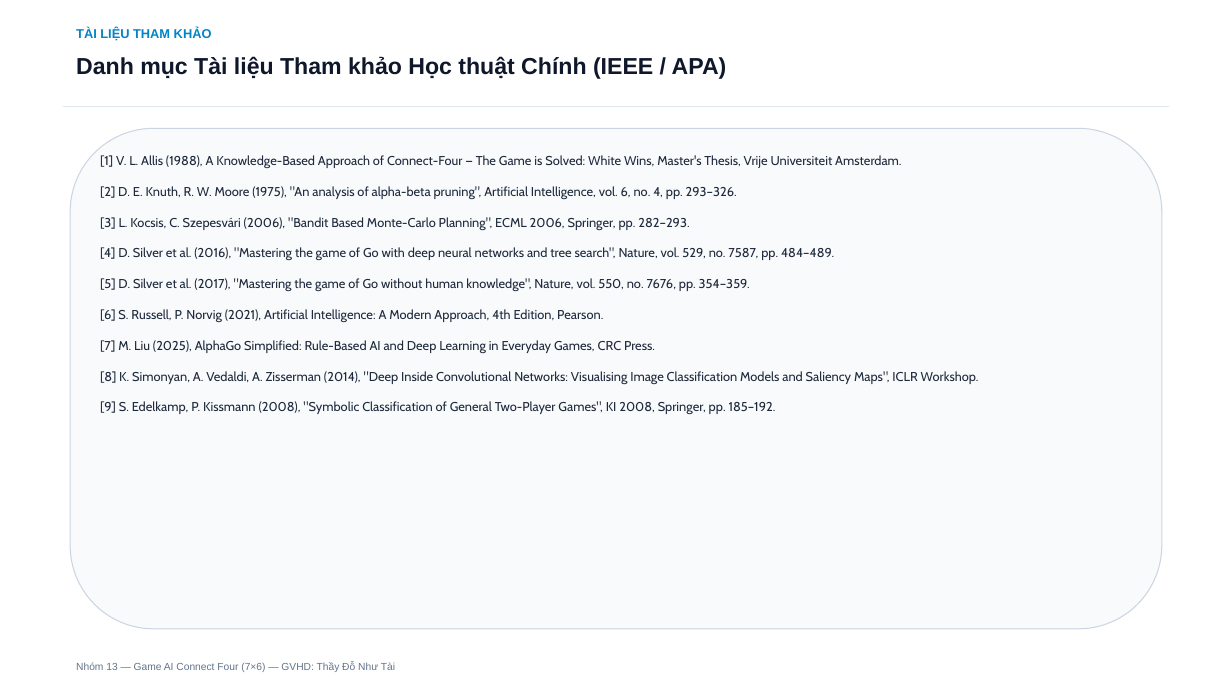
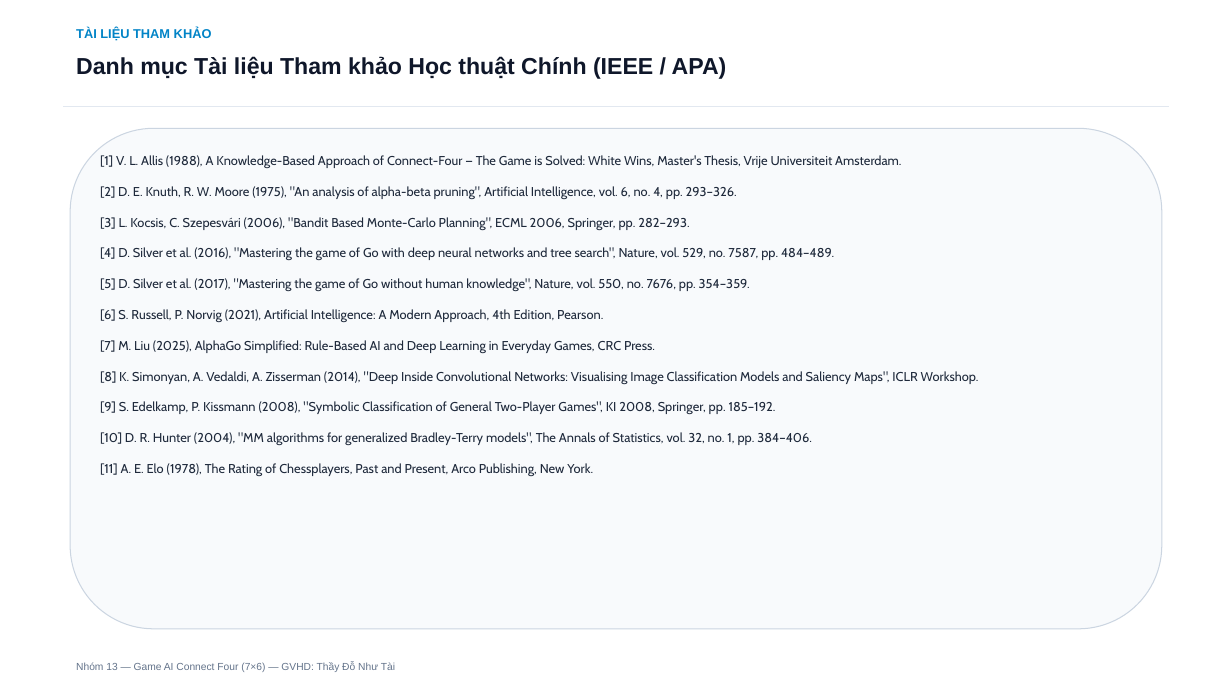
Before and after one commit to BMT0306/ConnectFour_7X6_AdvanceAi_ThayTai_Nhom13, a slide deck: slide 34 of docs/SLIDE_THUYET_TRINH_CONNECT_FOUR_NHOM13.pptx (slide 33 before the commit). Drawn at 1232x693 pixels with LibreOffice and Linux fonts; fonts in the diff are those of the drawing. Boxes give left, top, right and bottom in pixels: in the first picture for what was removed or moved away, otherwise in the second. Text is boxed around its words. In the diff, an @@ line names an element or a change of style, - is before the commit and + after.

Commit message:
docs(report, slide, log): integrate Bradley-Terry MLE Elo analysis, 37-slide PPTX, 53-page DOCX & 5-sheet Excel log

```diff
--- a/docs/SLIDE_THUYET_TRINH_CONNECT_FOUR_NHOM13.pptx
+++ b/docs/SLIDE_THUYET_TRINH_CONNECT_FOUR_NHOM13.pptx
@@ text at [100,432,812,476]: paragraphs added @@
+[10] D. R. Hunter (2004), "MM algorithms for generalized Bradley-Terry models", The Annals of Statistics, vol. 32, no. 1, pp. 384–406.
+[11] A. E. Elo (1978), The Rating of Chessplayers, Past and Present, Arco Publishing, New York.
```
Also in this commit, not shown: 3 other slides changed, 1 slide added, 11 other files.
